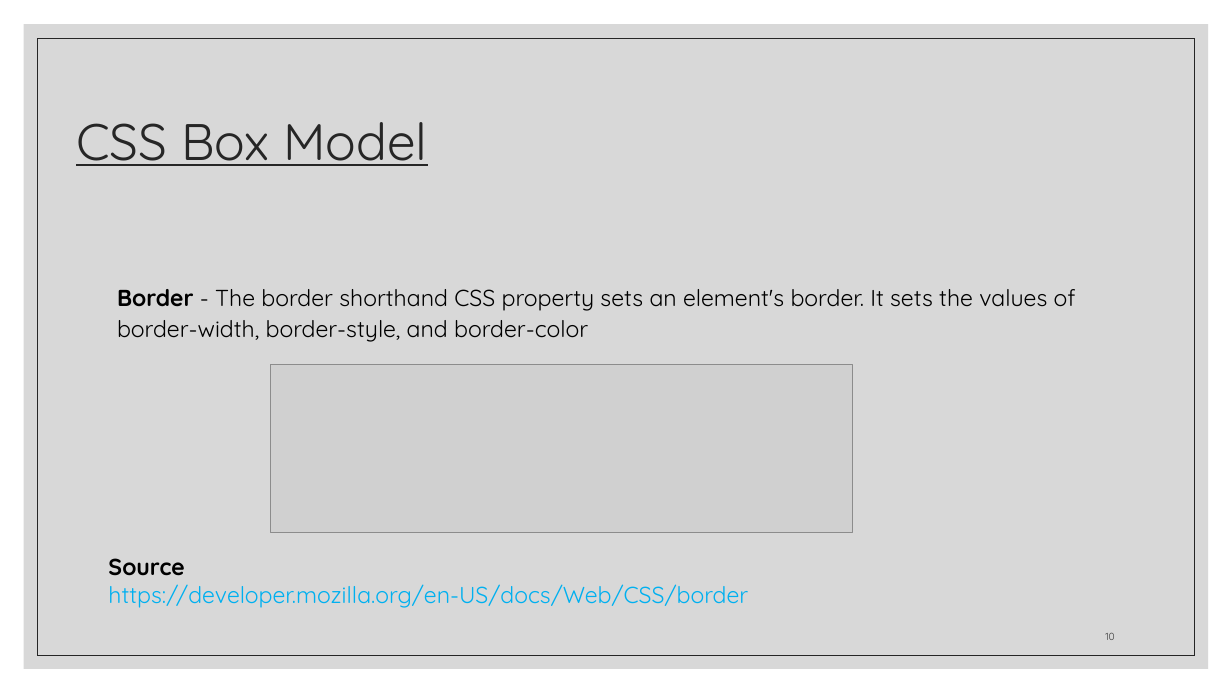
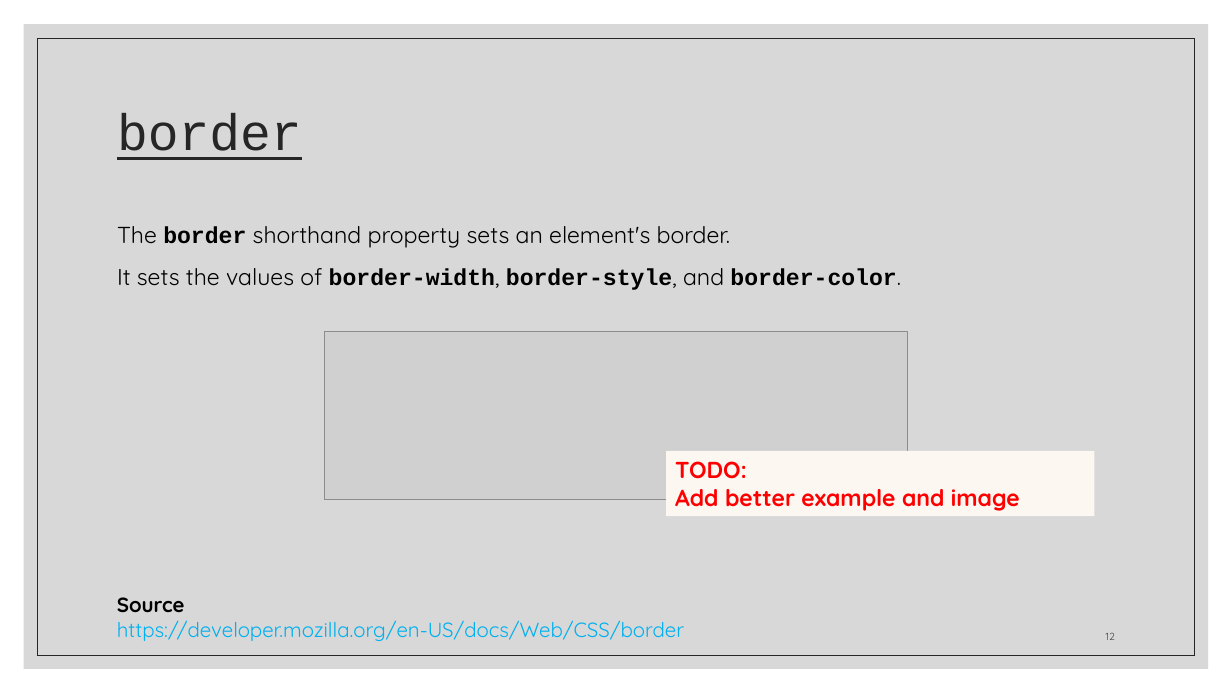
Before and after one commit to zackstotts/base-node-curriculum, a slide deck: slide 12 of unit_00/html_review/03 CSS.pptx (slide 10 before the commit). Drawn at 1232x693 pixels with LibreOffice and Linux fonts; fonts in the diff are those of the drawing; grey boxes stand for pictures. Boxes give left, top, right and bottom in pixels: in the first picture for what was removed or moved away, otherwise in the second. Text is boxed around its words. In the diff, an @@ line names an element or a change of style, - is before the commit and + after.

```diff
--- a/unit_00/html_review/03 CSS.pptx
+++ b/unit_00/html_review/03 CSS.pptx
@@ title at (117, 113, 302, 160): text changed; font Quicksand to Courier New @@
-CSS Box Model
+border
@@ text at (117, 226, 901, 290): text changed @@
-Border - The border shorthand CSS property sets an element's border. It sets the values of border-width, border-style, and border-color
+The border shorthand property sets an element's border.
+It sets the values of border-width, border-style, and border-color.
@@ picture: place and size @@
-picture at (271, 365, 853, 532)
+picture at (325, 332, 908, 499)
@@ rectangle added at (666, 451, 1095, 517), fill #FCF7F1, 18 pt, text #FF0000, bold @@
+TODO:
+Add better example and image
@@ text "Source": place and size @@
-text "Source" at (108, 558, 748, 608)
+text "Source" at (117, 597, 684, 641)
@@ text "Source" at (117, 597, 684, 641): size 18 to 16 pt @@
@@ page number at (1106, 633, 1115, 640): text changed @@
-10
+12
```
Also in this commit, not shown: 28 other slides changed, 9 slides added, 2 slides removed.
